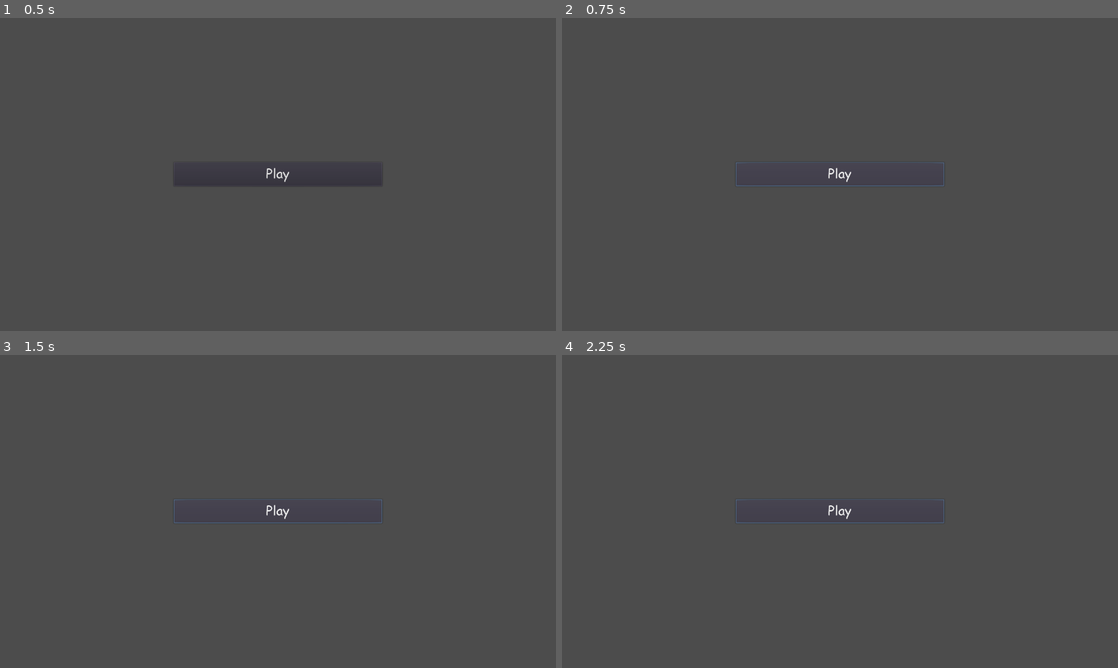
Above: before the commit, frames 1-4 (two rows, left to right).
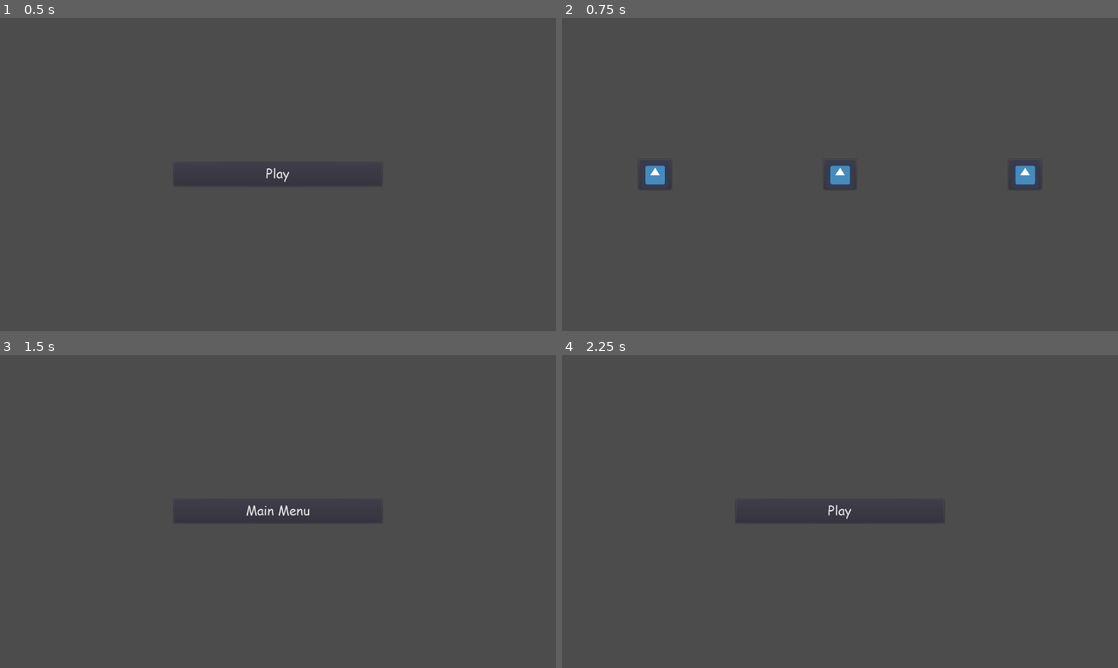
Above: after the commit, the same moments.

Repository: James-Pickett/zolearner
Game: Godot game, scene res://levels/MainMenu.tscn
Two runs of this game, one before a commit and one after it. Both use one fixed random seed, a clock stepped at 60 frames per second and the inputs below. Before the commit the project starts from res://levels/MainMenuInterface.tscn. The engine's default icon, where the game draws it, is replaced by a stand-in: a white triangle on a blue panel in a dark square.
Inputs (mouse positions are in pixels of both pictures, inside the frame that each line leads up to):
- Up to frame 1 (0.5 s): no input
- Up to frame 2 (0.75 s): click "Play" at 0.5 s
- Up to frame 3 (1.5 s): click (278, 511) at 1.25 s, where only the run before the commit has a clickable "Play"
- Up to frame 4 (2.25 s): click (840, 511) at 2 s, where only the run after the commit has a clickable "Main Menu"

Frame 1 is identical in both runs. In frame 2, 0.8% of the frame differs, in the area x 14-86%, y 46-55%; in frame 3, 0.4%; in frame 4, 0.2%.

Commit message:
added main menu / game / game over levels and looped them

Diff:
--- /dev/null
+++ b/globals/SceneSwitcher.gd
@@ -0,0 +1,35 @@
+extends Node
+
+var current_scene = null
+
+func _ready():
+    var root = get_tree().get_root()
+    current_scene = root.get_child(root.get_child_count() - 1)
+
+func goto_scene(path):
+    # This function will usually be called from a signal callback,
+    # or some other function in the current scene.
+    # Deleting the current scene at this point is
+    # a bad idea, because it may still be executing code.
+    # This will result in a crash or unexpected behavior.
+
+    # The solution is to defer the load to a later time, when
+    # we can be sure that no code from the current scene is running:
+
+    call_deferred("_deferred_goto_scene", path)
+
+func _deferred_goto_scene(path):
+    # It is now safe to remove the current scene
+    current_scene.free()
+
+    # Load the new scene.
+    var s = ResourceLoader.load(path)
+
+    # Instance the new scene.
+    current_scene = s.instance()
+
+    # Add it to the active scene, as child of root.
+    get_tree().get_root().add_child(current_scene)
+
+    # Optionally, to make it compatible with the SceneTree.change_scene() API.
+    get_tree().set_current_scene(current_scene)
--- a/interface/buttons/BaseButton.tscn
+++ /dev/null
@@ -1,9 +0,0 @@
-[gd_scene load_steps=2 format=2]
-
-[ext_resource path="res://interface/themes/default_theme.tres" type="Theme" id=1]
-
-[node name="BaseButton" type="Button"]
-margin_right = 291.0
-margin_bottom = 147.0
-theme = ExtResource( 1 )
-text = "I'm A Base Button"
--- a/interface/buttons/PlayGameButton.tscn
+++ /dev/null
@@ -1,5 +0,0 @@
-[gd_scene load_steps=2 format=2]
-
-[ext_resource path="res://interface/buttons/BaseButton.tscn" type="PackedScene" id=1]
-
-[node name="PlayGameButton" index="0" instance=ExtResource( 1 )]
--- /dev/null
+++ b/interface/buttons/SceneSwitchButton.gd
@@ -0,0 +1,13 @@
+extends Button
+
+export var scenePath = "" # path of the scene to switch to
+
+func _ready():
+	validate_scene_path()
+
+func _on_pressed():
+	validate_scene_path()
+	SceneSwitcher.goto_scene(scenePath)
+
+func validate_scene_path():
+	assert(Directory.new().file_exists(scenePath))
--- /dev/null
+++ b/interface/buttons/SceneSwitchButton.tscn
@@ -0,0 +1,12 @@
+[gd_scene load_steps=3 format=2]
+
+[ext_resource path="res://interface/themes/default_theme.tres" type="Theme" id=1]
+[ext_resource path="res://interface/buttons/SceneSwitchButton.gd" type="Script" id=2]
+
+[node name="SceneSwitchButton" type="Button"]
+margin_right = 291.0
+margin_bottom = 147.0
+theme = ExtResource( 1 )
+text = "I'm A Base Button"
+script = ExtResource( 2 )
+[connection signal="pressed" from="." to="." method="_on_pressed"]
--- /dev/null
+++ b/levels/Game.tscn
@@ -0,0 +1,46 @@
+[gd_scene load_steps=4 format=2]
+
+[ext_resource path="res://interface/themes/default_theme.tres" type="Theme" id=1]
+[ext_resource path="res://interface/buttons/SceneSwitchButton.tscn" type="PackedScene" id=2]
+[ext_resource path="res://icon.png" type="Texture" id=3]
+
+[node name="GameSession" type="Control"]
+anchor_right = 1.0
+anchor_bottom = 1.0
+theme = ExtResource( 1 )
+
+[node name="CenterContainer" type="CenterContainer" parent="."]
+anchor_right = 1.0
+anchor_bottom = 1.0
+
+[node name="GridContainer" type="GridContainer" parent="CenterContainer"]
+margin_left = 176.0
+margin_top = 325.0
+margin_right = 1104.0
+margin_bottom = 395.0
+custom_constants/vseparation = 100
+custom_constants/hseparation = 350
+columns = 3
+
+[node name="SceneSwitchButton" parent="CenterContainer/GridContainer" instance=ExtResource( 2 )]
+margin_right = 76.0
+margin_bottom = 70.0
+text = ""
+icon = ExtResource( 3 )
+scenePath = "res://levels/GameOver.tscn"
+
+[node name="SceneSwitchButton2" parent="CenterContainer/GridContainer" instance=ExtResource( 2 )]
+margin_left = 426.0
+margin_right = 502.0
+margin_bottom = 70.0
+text = ""
+icon = ExtResource( 3 )
+scenePath = "res://levels/GameOver.tscn"
+
+[node name="SceneSwitchButton3" parent="CenterContainer/GridContainer" instance=ExtResource( 2 )]
+margin_left = 852.0
+margin_right = 928.0
+margin_bottom = 70.0
+text = ""
+icon = ExtResource( 3 )
+scenePath = "res://levels/GameOver.tscn"
--- /dev/null
+++ b/levels/GameOver.tscn
@@ -0,0 +1,25 @@
+[gd_scene load_steps=3 format=2]
+
+[ext_resource path="res://interface/themes/default_theme.tres" type="Theme" id=1]
+[ext_resource path="res://interface/buttons/SceneSwitchButton.tscn" type="PackedScene" id=2]
+
+[node name="MainMenuInterface" type="Control"]
+anchor_right = 1.0
+anchor_bottom = 1.0
+theme = ExtResource( 1 )
+
+[node name="VBoxContainer" type="VBoxContainer" parent="."]
+anchor_right = 1.0
+anchor_bottom = 1.0
+margin_left = 400.0
+margin_top = 100.0
+margin_right = -400.0
+margin_bottom = -100.0
+alignment = 1
+
+[node name="MainMenuButton" parent="VBoxContainer" instance=ExtResource( 2 )]
+margin_top = 232.0
+margin_right = 480.0
+margin_bottom = 287.0
+text = "Main Menu"
+scenePath = "res://levels/MainMenu.tscn"
--- /dev/null
+++ b/levels/MainMenu.tscn
@@ -0,0 +1,25 @@
+[gd_scene load_steps=3 format=2]
+
+[ext_resource path="res://interface/themes/default_theme.tres" type="Theme" id=1]
+[ext_resource path="res://interface/buttons/SceneSwitchButton.tscn" type="PackedScene" id=2]
+
+[node name="MainMenuInterface" type="Control"]
+anchor_right = 1.0
+anchor_bottom = 1.0
+theme = ExtResource( 1 )
+
+[node name="VBoxContainer" type="VBoxContainer" parent="."]
+anchor_right = 1.0
+anchor_bottom = 1.0
+margin_left = 400.0
+margin_top = 100.0
+margin_right = -400.0
+margin_bottom = -100.0
+alignment = 1
+
+[node name="PlayGameButton" parent="VBoxContainer" instance=ExtResource( 2 )]
+margin_top = 232.0
+margin_right = 480.0
+margin_bottom = 287.0
+text = "Play"
+scenePath = "res://levels/Game.tscn"
--- a/levels/MainMenuInterface.tscn
+++ /dev/null
@@ -1,22 +0,0 @@
-[gd_scene load_steps=2 format=2]
-
-[ext_resource path="res://interface/buttons/PlayGameButton.tscn" type="PackedScene" id=1]
-
-[node name="MainMenuInterface" type="Control"]
-anchor_right = 1.0
-anchor_bottom = 1.0
-
-[node name="VBoxContainer" type="VBoxContainer" parent="."]
-anchor_right = 1.0
-anchor_bottom = 1.0
-margin_left = 400.0
-margin_top = 100.0
-margin_right = -400.0
-margin_bottom = -100.0
-alignment = 1
-
-[node name="PlayGameButton" parent="VBoxContainer" instance=ExtResource( 1 )]
-margin_top = 235.0
-margin_right = 480.0
-margin_bottom = 284.0
-text = "Play"
--- a/project.godot
+++ b/project.godot
@@ -16,8 +16,12 @@
 [application]
 
 config/name="zolearner"
-run/main_scene="res://levels/MainMenuInterface.tscn"
+run/main_scene="res://levels/MainMenu.tscn"
 config/icon="res://icon.png"
+
+[autoload]
+
+SceneSwitcher="*res://globals/SceneSwitcher.gd"
 
 [display]
 
